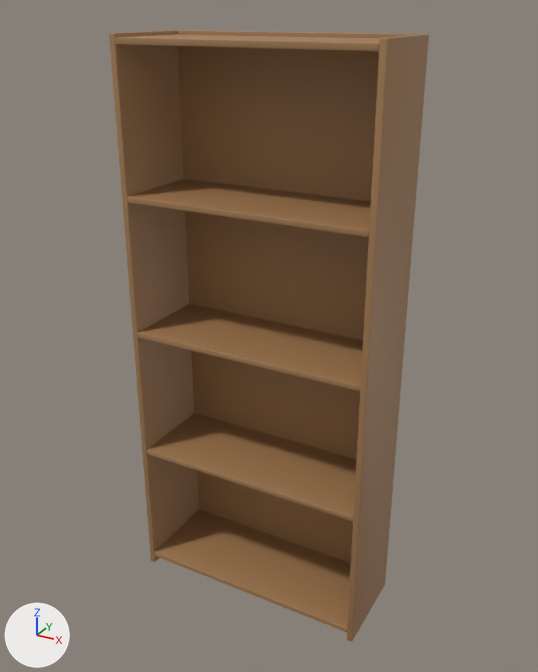
One commit to the glTF model apps/web/models/furniture/shelf.glb: the scene before it, then after it.
Before and after are seen from a camera (50 mm lens) standing at (1.034, -1.855, 1.86) and looking at (0.005, 0.016, 0.925). Lighting does not change. The marker at lower left points along +X, +Y and +Z. The older version comes first.

Objects in the first picture: 'back', 'board0', 'board1', 'board2', 'board3', 'board4', 'side0', 'side1'.
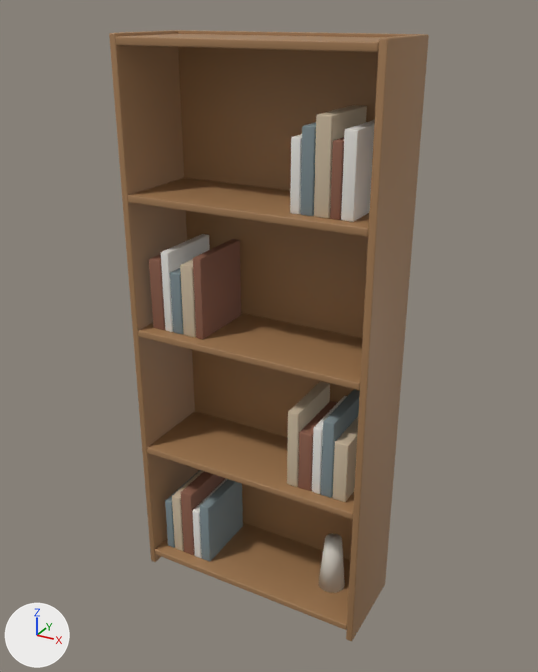
Pixel boxes [x1, y1, x2, y2] of what changed, in the pictures (538 x 672 px):
'board0', moved: before [155, 510, 351, 632]; after [155, 523, 350, 630]
'board1', moved: before [147, 413, 356, 521]; after [147, 411, 354, 519]
'board2', moved: before [138, 304, 363, 391]; after [138, 313, 363, 390]
'board3', moved: before [127, 179, 371, 237]; after [128, 178, 370, 237]
'book2_4', added (brown): after [193, 239, 241, 339]
'book3_4', added: after [341, 120, 375, 222]
'book3_2', added (beige): after [314, 105, 367, 218]
'book0_4', added: after [200, 479, 243, 562]
'book1_0', added (beige): after [287, 382, 330, 487]
'book1_3', added: after [321, 390, 360, 498]
'book1_4', added (beige): after [333, 417, 358, 502]
'book2_1', added: after [161, 234, 210, 332]
'book0_2', added (brown): after [181, 471, 226, 555]
'book3_1', added: after [301, 122, 316, 216]
'vase', added: after [318, 533, 345, 593]
'book1_1', added (brown): after [298, 401, 338, 491]
'book2_3', added (beige): after [180, 259, 196, 337]
'book3_3', added (brown): after [330, 137, 344, 220]
'book2_0', added (brown): after [149, 254, 165, 330]
'book3_0', added: after [290, 134, 302, 214]
'book1_2', added: after [312, 396, 347, 494]
'book2_2', added: after [170, 268, 184, 334]
'book0_1', added (beige): after [172, 470, 204, 551]
'book0_3', added: after [192, 479, 227, 558]
'book0_0', added: after [165, 470, 201, 548]

Patch to the scene script:
```diff
--- a/apps/web/models/furniture/shelf.glb.py
+++ b/apps/web/models/furniture/shelf.glb.py
@@ ob_board0 @@
 ob_board0 = bpy.data.objects.new('board0', me_board0)
-ob_board0.location = (0.0, -0.005, 0.04)
+ob_board0.location = (0.0, -0.005, 0.05)
@@ ob_board1 @@
 ob_board1 = bpy.data.objects.new('board1', me_board1)
-ob_board1.location = (0.0, -0.005, 0.475)
+ob_board1.location = (0.0, -0.005, 0.482)
@@ ob_board2 @@
 ob_board2 = bpy.data.objects.new('board2', me_board2)
-ob_board2.location = (0.0, -0.005, 0.91)
+ob_board2.location = (0.0, -0.005, 0.915)
@@ ob_board3 @@
 ob_board3 = bpy.data.objects.new('board3', me_board3)
-ob_board3.location = (0.0, -0.005, 1.345)
+ob_board3.location = (0.0, -0.005, 1.347)
@@ ob_vase @@
+ob_vase = bpy.data.objects.new('vase', me_vase)  # 48 vertices, 92 faces; spans x -0.045..0.045, y -0.045..0.045, z -0.094..0.094; in mat_pot (light grey #d8d2c7)
+ob_vase.location = (0.258, 0.0, 0.155)
@@ ob_book3_4 @@
+ob_book3_4 = bpy.data.objects.new('book3_4', me_book3_4)  # 96 vertices, 188 faces; spans x -0.018..0.018, y -0.115..0.115, z -0.115..0.115; in mat_white (white #e8e5df)
+ob_book3_4.location = (0.304, 0.005, 1.474)
@@ ob_book3_3 @@
+ob_book3_3 = bpy.data.objects.new('book3_3', me_book3_3)  # 96 vertices, 188 faces; spans x -0.014..0.014, y -0.115..0.115, z -0.1..0.1; in mat_book_c (brown #8c5e4a)
+ob_book3_3.location = (0.269, 0.005, 1.458)
@@ ob_book3_2 @@
+ob_book3_2 = bpy.data.objects.new('book3_2', me_book3_2)  # 96 vertices, 188 faces; spans x -0.022..0.022, y -0.115..0.115, z -0.13..0.13; in mat_book_b (beige #c9b79c)
+ob_book3_2.location = (0.23, 0.005, 1.488)
@@ ob_book3_1 @@
+ob_book3_1 = bpy.data.objects.new('book3_1', me_book3_1)  # 96 vertices, 188 faces; spans x -0.018..0.018, y -0.115..0.115, z -0.115..0.115; in mat_book_a (grey #7b8a8e)
+ob_book3_1.location = (0.187, 0.005, 1.474)
@@ ob_book3_0 @@
+ob_book3_0 = bpy.data.objects.new('book3_0', me_book3_0)  # 96 vertices, 188 faces; spans x -0.014..0.014, y -0.115..0.115, z -0.1..0.1; in mat_white (white #e8e5df)
+ob_book3_0.location = (0.152, 0.005, 1.458)
@@ ob_book2_4 @@
+ob_book2_4 = bpy.data.objects.new('book2_4', me_book2_4)  # 96 vertices, 188 faces; spans x -0.014..0.014, y -0.115..0.115, z -0.13..0.13; in mat_book_c (brown #8c5e4a)
+ob_book2_4.location = (-0.17, 0.005, 1.056)
@@ ob_book2_3 @@
+ob_book2_3 = bpy.data.objects.new('book2_3', me_book2_3)  # 96 vertices, 188 faces; spans x -0.022..0.022, y -0.115..0.115, z -0.115..0.115; in mat_book_b (beige #c9b79c)
+ob_book2_3.location = (-0.209, 0.005, 1.041)
@@ ob_book2_2 @@
+ob_book2_2 = bpy.data.objects.new('book2_2', me_book2_2)  # 96 vertices, 188 faces; spans x -0.018..0.018, y -0.115..0.115, z -0.1..0.1; in mat_book_a (grey #7b8a8e)
+ob_book2_2.location = (-0.252, 0.005, 1.026)
@@ ob_book2_1 @@
+ob_book2_1 = bpy.data.objects.new('book2_1', me_book2_1)  # 96 vertices, 188 faces; spans x -0.014..0.014, y -0.115..0.115, z -0.13..0.13; in mat_white (white #e8e5df)
+ob_book2_1.location = (-0.287, 0.005, 1.056)
@@ ob_book2_0 @@
+ob_book2_0 = bpy.data.objects.new('book2_0', me_book2_0)  # 96 vertices, 188 faces; spans x -0.022..0.022, y -0.115..0.115, z -0.115..0.115; in mat_book_c (brown #8c5e4a)
+ob_book2_0.location = (-0.326, 0.005, 1.041)
@@ ob_book1_4 @@
+ob_book1_4 = bpy.data.objects.new('book1_4', me_book1_4)  # 96 vertices, 188 faces; spans x -0.022..0.022, y -0.115..0.115, z -0.1..0.1; in mat_book_b (beige #c9b79c)
+ob_book1_4.location = (0.316, 0.005, 0.594)
@@ ob_book1_3 @@
+ob_book1_3 = bpy.data.objects.new('book1_3', me_book1_3)  # 96 vertices, 188 faces; spans x -0.018..0.018, y -0.115..0.115, z -0.13..0.13; in mat_book_a (grey #7b8a8e)
+ob_book1_3.location = (0.273, 0.005, 0.624)
@@ ob_book1_2 @@
+ob_book1_2 = bpy.data.objects.new('book1_2', me_book1_2)  # 96 vertices, 188 faces; spans x -0.014..0.014, y -0.115..0.115, z -0.115..0.115; in mat_white (white #e8e5df)
+ob_book1_2.location = (0.238, 0.005, 0.609)
@@ ob_book1_1 @@
+ob_book1_1 = bpy.data.objects.new('book1_1', me_book1_1)  # 96 vertices, 188 faces; spans x -0.022..0.022, y -0.115..0.115, z -0.1..0.1; in mat_book_c (brown #8c5e4a)
+ob_book1_1.location = (0.199, 0.005, 0.594)
@@ ob_book1_0 @@
+ob_book1_0 = bpy.data.objects.new('book1_0', me_book1_0)  # 96 vertices, 188 faces; spans x -0.018..0.018, y -0.115..0.115, z -0.13..0.13; in mat_book_b (beige #c9b79c)
+ob_book1_0.location = (0.156, 0.005, 0.624)
@@ ob_book0_4 @@
+ob_book0_4 = bpy.data.objects.new('book0_4', me_book0_4)  # 96 vertices, 188 faces; spans x -0.018..0.018, y -0.115..0.115, z -0.115..0.115; in mat_book_a (grey #7b8a8e)
+ob_book0_4.location = (-0.182, 0.005, 0.176)
@@ ob_book0_3 @@
+ob_book0_3 = bpy.data.objects.new('book0_3', me_book0_3)  # 96 vertices, 188 faces; spans x -0.014..0.014, y -0.115..0.115, z -0.1..0.1; in mat_white (white #e8e5df)
+ob_book0_3.location = (-0.217, 0.005, 0.161)
@@ ob_book0_2 @@
+ob_book0_2 = bpy.data.objects.new('book0_2', me_book0_2)  # 96 vertices, 188 faces; spans x -0.022..0.022, y -0.115..0.115, z -0.13..0.13; in mat_book_c (brown #8c5e4a)
+ob_book0_2.location = (-0.256, 0.005, 0.191)
@@ ob_book0_1 @@
+ob_book0_1 = bpy.data.objects.new('book0_1', me_book0_1)  # 96 vertices, 188 faces; spans x -0.018..0.018, y -0.115..0.115, z -0.115..0.115; in mat_book_b (beige #c9b79c)
+ob_book0_1.location = (-0.299, 0.005, 0.176)
@@ ob_book0_0 @@
+ob_book0_0 = bpy.data.objects.new('book0_0', me_book0_0)  # 96 vertices, 188 faces; spans x -0.014..0.014, y -0.115..0.115, z -0.1..0.1; in mat_book_a (grey #7b8a8e)
+ob_book0_0.location = (-0.334, 0.005, 0.161)
```
